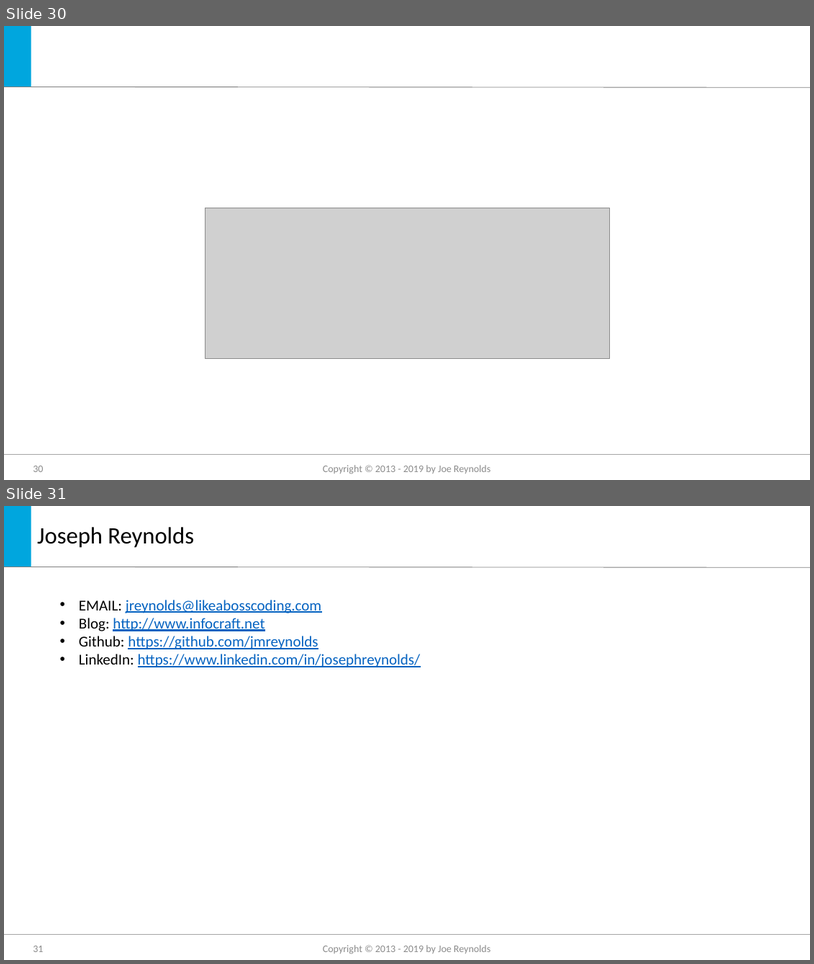
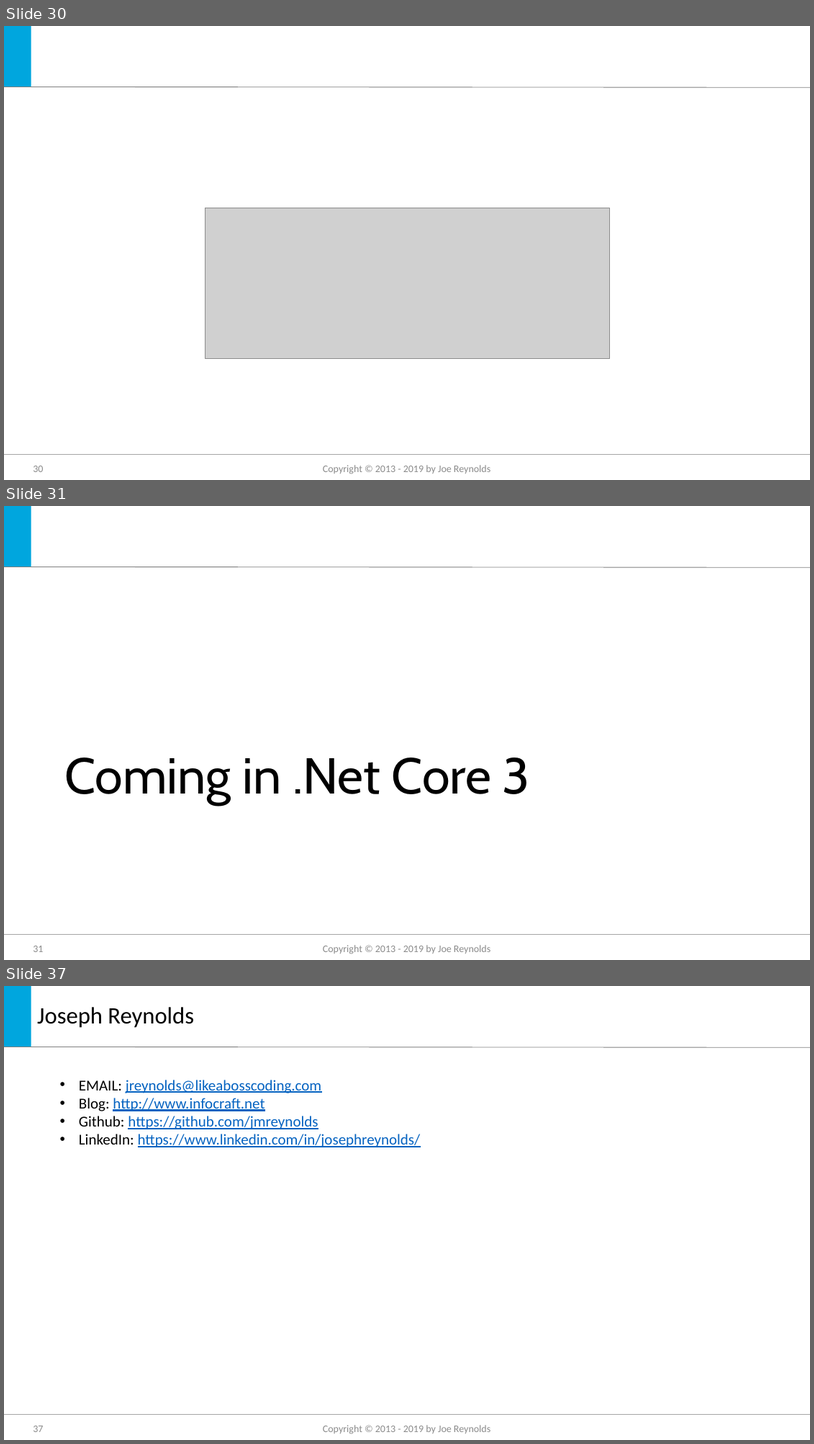
Before and after one commit to jmreynolds/CSharp8, a slide deck: Whats new in C#8.pptx. Shown one above the other, each under a label of ours: slides 30 and 31 before the commit, slides 30, 31 and 37 after it; the slides between them are not shown. The pictures are 814x964 and 814x1444 pixels, drawn with LibreOffice and Linux fonts; fonts in the diff are those of the drawing; grey boxes stand for pictures; background and template pictures are left out. Boxes give left, top, right and bottom in pixels: in the first picture for what was removed or moved away, otherwise in the second. Text is boxed around its words. In the diff, an @@ line names an element or a change of style, - is before the commit and + after.

```diff
--- a/Whats new in C#8.pptx
+++ b/Whats new in C#8.pptx
@@ slide 31 added at (4,506,810,960), background #FFFFFF; not listed: 3 template elements that a slide beside it also shows @@
@@ title added at (65,757,530,805), 60 pt, text #000000 @@
+Coming in .Net Core 3
@@ page number added at (33,945,43,952), 12 pt, text #8C8C8C @@
+31
@@ text added at (323,944,491,954), 12 pt, text #8C8C8C @@
+Copyright © 2013 - 2019 by Joe Reynolds
@@ what was slide 31 is now slide 37 @@
@@ page number at (33,1425,43,1432): text changed @@
-31
+37
```
Also in this commit, not shown: 1 slide changed, 5 other slides added, 1 other file.
